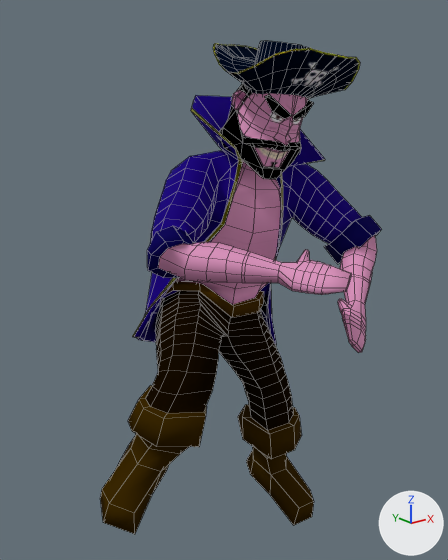
An edit to the OBJ model assets/Animacion/Pirata/Celebracion/PirataCelebracion_000126.obj, drawn before and after from the same camera.
One viewpoint serves both versions: a camera (50 mm lens) standing at (-5.24, -6.83, 6.78) and looking at (-0.06, -0.35, 4.18). Lighting does not change. The marker at lower right points along +X, +Y and +Z. Mesh edges are drawn as thin lines. Where no turn or scale is listed for an object, it has been applied to the vertices.

The older version as bpy lines, for what is in view:
```python
me_pirata_piratah = bpy.data.meshes.new('Pirata_PirataH')
me_pirata_piratah.from_pydata(...)  # 1340 vertices, 1341 faces; spans x -2.29..2.21, y -2.48..1.02, z -0.04..7.3
me_pirata_piratah.materials.append(mat_piratamat)
ob_pirata_piratah = bpy.data.objects.new('Pirata_PirataH', me_pirata_piratah)
ob_pirata_piratah.location = (0.0, 0.0, 0.0)
```
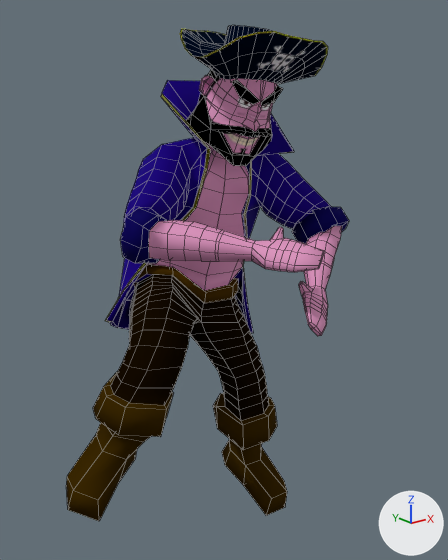
The change, as a diff of the scene's bpy script:
```diff
--- a/assets/Animacion/Pirata/Celebracion/PirataCelebracion_000126.obj.py
+++ b/assets/Animacion/Pirata/Celebracion/PirataCelebracion_000126.obj.py
@@ me_pirata_piratah @@
 # used by ob_pirata_piratah; location = (0.0, 0.0, 0.0)
-me_pirata_piratah.from_pydata(...)  # 1340 vertices, 1341 faces; spans x -2.29..2.21, y -2.48..1.02, z -0.04..7.3
+me_pirata_piratah.from_pydata(...)  # 1340 vertices, 1341 faces; spans x -2.51..2.04, y -2.05..1.55, z -0.11..7.51
+# me_pirata_piratah part 1: the loose piece of 216 vertices spanning x -0.38..1.46, y -1.79..0.11, z 6.46..7.3 is scaled about its middle by 1.04, then moved by (-0.12, 0.47, 0.19)
+# me_pirata_piratah part 2: 1124 of 1340 vertices moved; they spanned x -2.29..2.21, y -2.48..1.02, z -0.04..7.07 and now span x -2.51..2.04, y -2.05..1.55, z -0.11..7.27; mean shift (-0.12, 0.5, 0.12); largest move (-0.88, -0.81, 4.65) -> (-0.8, -0.16, 4.98)
 me_pirata_piratah.materials.append(mat_piratamat)
```

Changed parts and their boxes [x1, y1, x2, y2] in the pictures (448 x 560 px; the box of a moved part takes in the faces that stretch with it):
'Pirata_PirataH', reshaped: before [100, 41, 381, 534]; after [66, 25, 349, 521]
part 1 of me_pirata_piratah, moved or reshaped: before [213, 41, 360, 99]; after [180, 25, 328, 85]
part 2 of me_pirata_piratah, moved or reshaped: before [100, 83, 381, 534]; after [66, 69, 349, 521]
